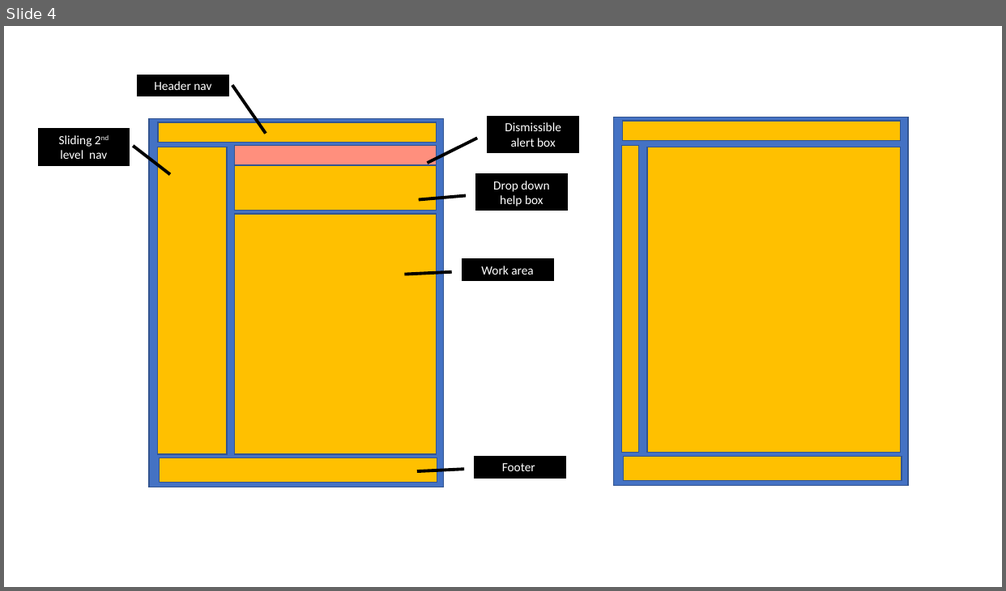
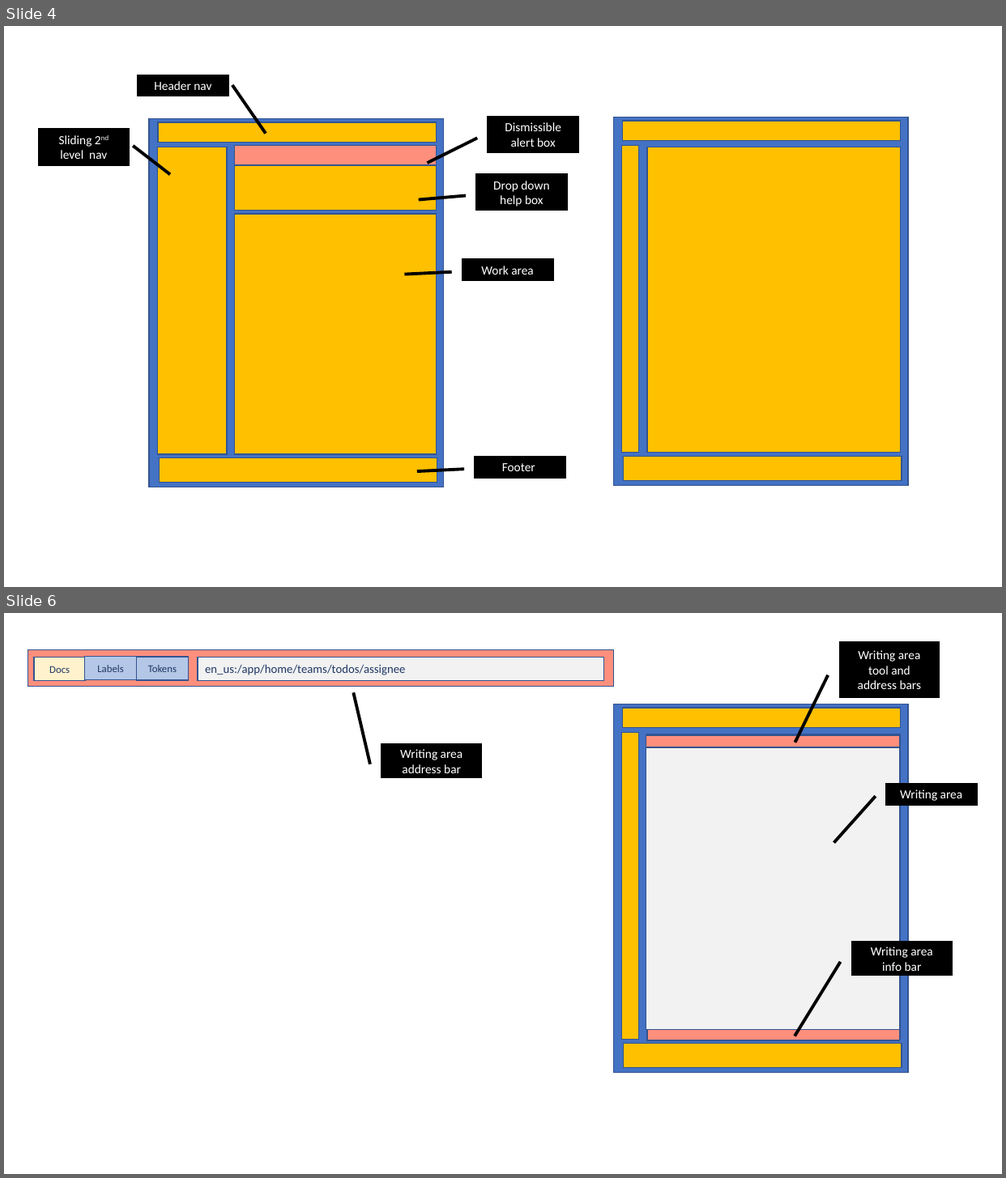
Before and after one commit to dk107dk/bdocs, a slide deck: designs/sketches.pptx. Shown one above the other, each under a label of ours: slide 4 before the commit, slides 4 and 6 after it; the slides between them are not shown. The pictures are 1006x591 and 1006x1178 pixels, drawn with LibreOffice and Linux fonts; fonts in the diff are those of the drawing. Boxes give left, top, right and bottom in pixels: in the first picture for what was removed or moved away, otherwise in the second. Text is boxed around its words. In the diff, an @@ line names an element or a change of style, - is before the commit and + after.

```diff
--- a/designs/sketches.pptx
+++ b/designs/sketches.pptx
@@ slide 6 added at (x1=4, y1=613, x2=1002, y2=1174), background #FFFFFF @@
@@ rectangle added at (x1=28, y1=649, x2=613, y2=686), fill #FF8F7D, outline #325491 1 pt @@
@@ rectangle added at (x1=34, y1=658, x2=86, y2=680), fill #FFF2CC, outline #325491 1 pt, 10 pt, text #203864 @@
+Docs
@@ rectangle added at (x1=85, y1=657, x2=137, y2=679), fill #B4C7E7, outline #325491 1 pt, 10 pt, text #203864 @@
+Labels
@@ rectangle added at (x1=137, y1=658, x2=188, y2=680), fill #B4C7E7, outline #325491 1 pt, 10 pt, text #203864 @@
+Tokens
@@ rectangle added at (x1=198, y1=658, x2=603, y2=680), fill #F2F2F2, outline #325491 1 pt, 11.5 pt, text #203864 @@
+en_us:/app/home/teams/todos/assignee
@@ border callout added at (x1=840, y1=643, x2=938, y2=696), fill #000000, outline #000000 3 pt, 12 pt, text #FFFFFF @@
+Writing area tool and address bars
@@ rectangle added at (x1=613, y1=705, x2=908, y2=1072), fill #4472C4, outline #325491 1 pt @@
@@ rectangle added at (x1=622, y1=708, x2=901, y2=727), fill #FFC000, outline #325491 1 pt @@
@@ rectangle added at (x1=621, y1=732, x2=639, y2=1040), fill #FFC000, outline #325491 1 pt @@
@@ border callout added at (x1=383, y1=746, x2=481, y2=777), fill #000000, outline #000000 3 pt, 12 pt, text #FFFFFF @@
+Writing area address bar
@@ rectangle added at (x1=646, y1=735, x2=899, y2=747), fill #FF8F7D, outline #325491 1 pt @@
@@ rectangle added at (x1=646, y1=747, x2=899, y2=1030), fill #F2F2F2, outline #325491 1 pt @@
@@ rectangle added at (x1=647, y1=735, x2=900, y2=1040), fill #FFC000, outline #325491 1 pt @@
@@ border callout added at (x1=888, y1=785, x2=977, y2=804), fill #000000, outline #000000 3 pt, 12 pt, text #FFFFFF @@
+Writing area
@@ border callout added at (x1=853, y1=943, x2=951, y2=974), fill #000000, outline #000000 3 pt, 12 pt, text #FFFFFF @@
+Writing area info bar
@@ rectangle added at (x1=647, y1=1025, x2=899, y2=1041), fill #FF8F7D, outline #325491 1 pt @@
@@ rectangle added at (x1=623, y1=1043, x2=901, y2=1068), fill #FFC000, outline #325491 1 pt @@
```
Also in this commit, not shown: 1 slide changed, 1 other slide added, 14 other files.
